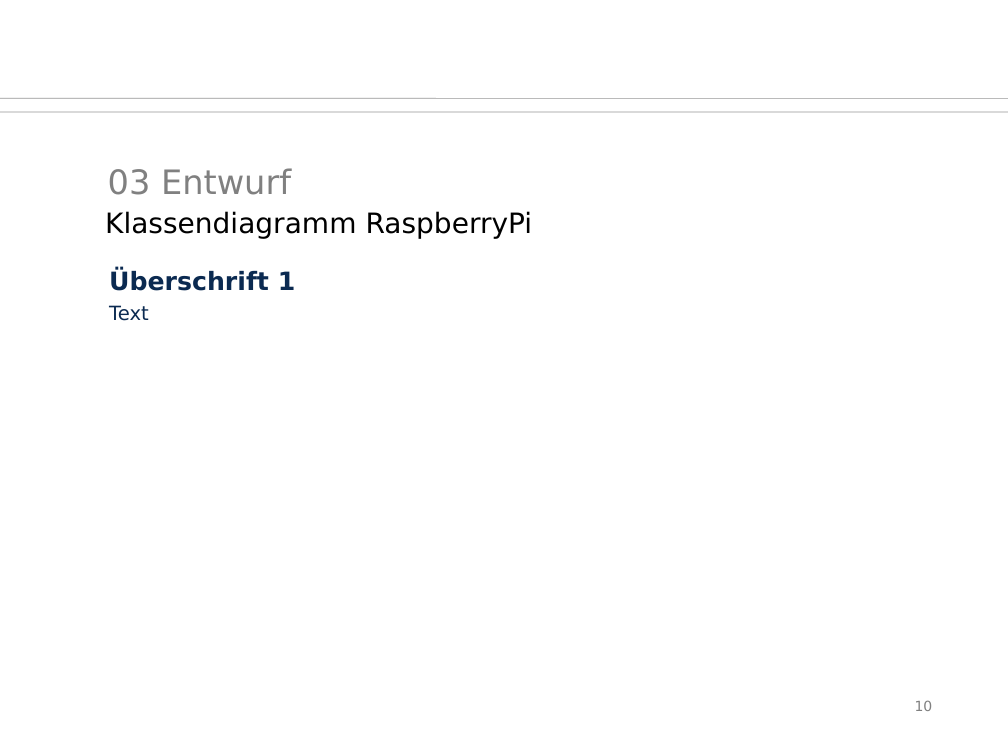
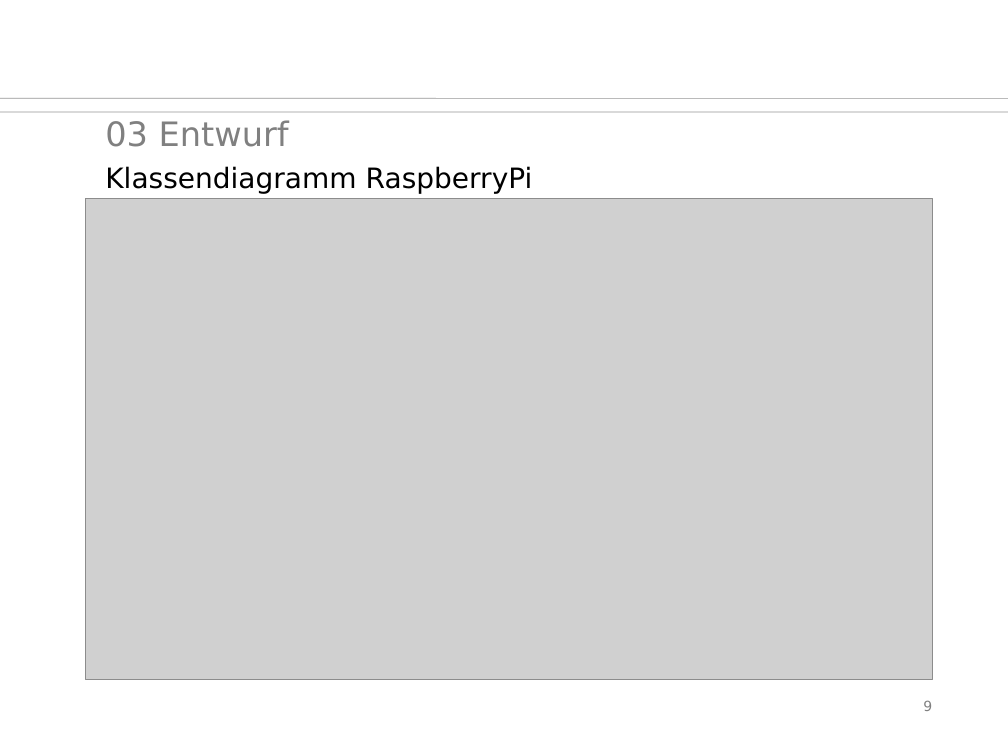
Before and after one commit to SaSteDD/ees_StegStef, a slide deck: slide 9 of präsi/btwf.odp (slide 10 before the commit). Drawn at 1008x756 pixels with LibreOffice and Linux fonts; fonts in the diff are those of the drawing; grey boxes stand for pictures; background and template pictures are left out. Boxes give left, top, right and bottom in pixels: in the first picture for what was removed or moved away, otherwise in the second. Text is boxed around its words. In the diff, an @@ line names an element or a change of style, - is before the commit and + after.

```diff
--- a/präsi/btwf.odp
+++ b/präsi/btwf.odp
@@ title "03 Entwurf": place and size @@
-title "03 Entwurf" at (108, 168, 291, 195)
+title "03 Entwurf" at (105, 120, 289, 147)
@@ text "Klassendiagramm RaspberryPi": place and size @@
-text "Klassendiagramm RaspberryPi" at (105, 211, 533, 239)
+text "Klassendiagramm RaspberryPi" at (105, 166, 533, 194)
@@ picture added at (86, 199, 933, 679) @@
@@ page number at (923, 700, 932, 711): text changed @@
-10
+9
```
Also in this commit, not shown: 1 other slide changed, 1 slide removed, 1 other file.
